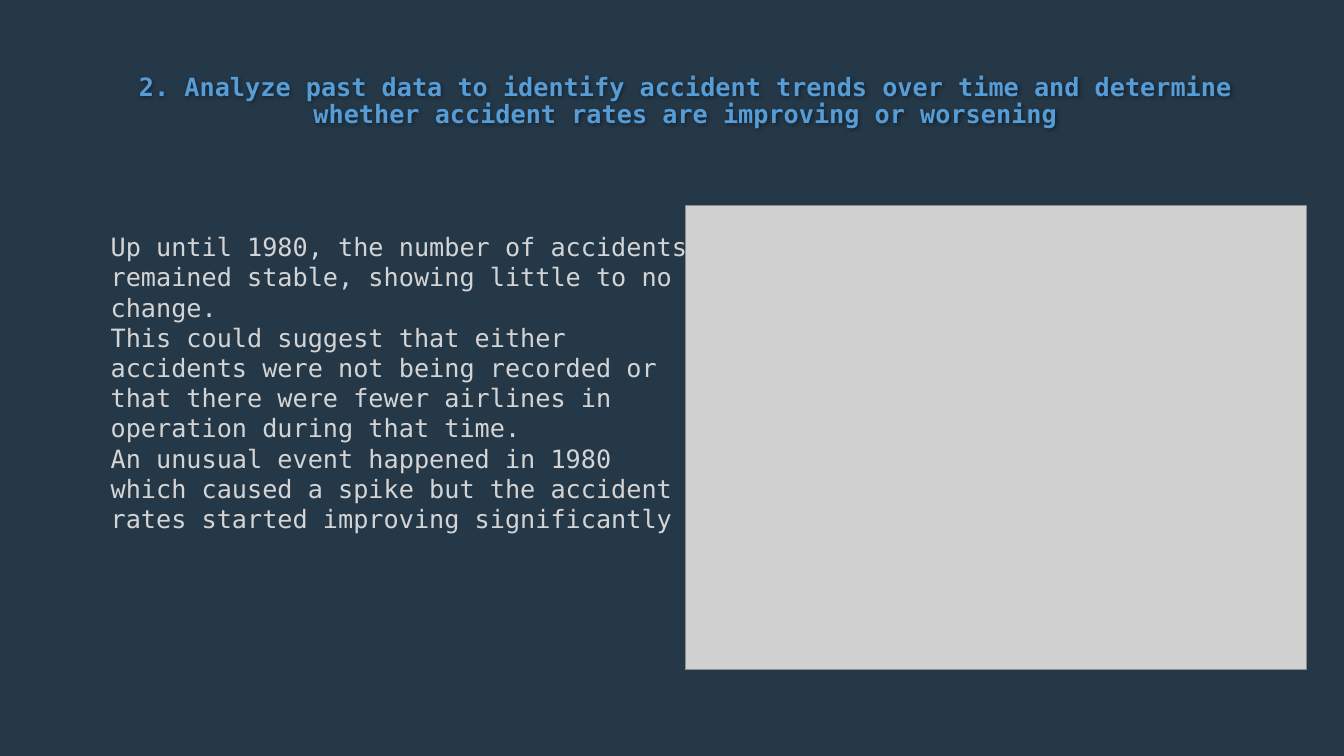
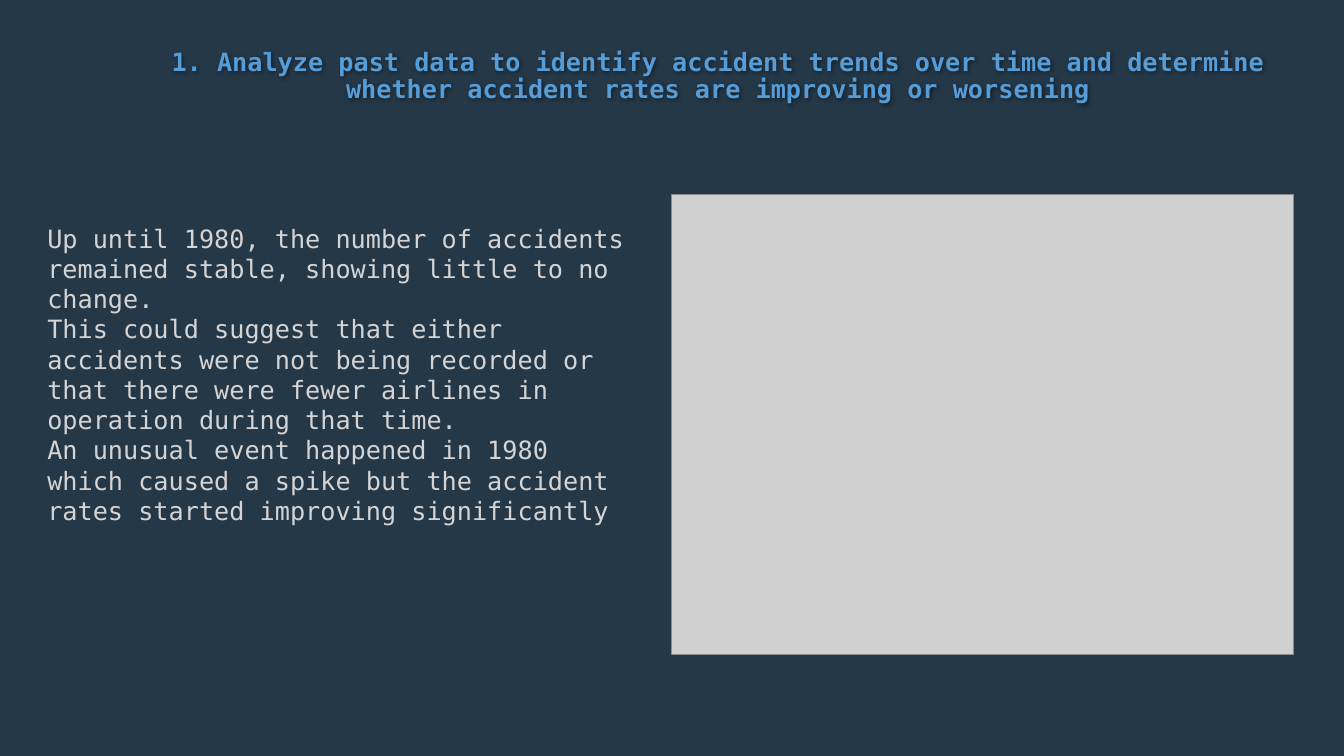
Before and after one commit to EdelLwoyelo/Phase-1-Project-Aircraft-Accident-Analysis, a slide deck: slide 5 of PHASE ONE PROJECT.pptx. Drawn at 1344x756 pixels with LibreOffice and Linux fonts; fonts in the diff are those of the drawing; grey boxes stand for pictures. Boxes give left, top, right and bottom in pixels: in the first picture for what was removed or moved away, otherwise in the second. Text is boxed around its words. In the diff, an @@ line names an element or a change of style, - is before the commit and + after.

```diff
--- a/PHASE ONE PROJECT.pptx
+++ b/PHASE ONE PROJECT.pptx
@@ title at (172,50,1264,103): text changed @@
-2. Analyze past data to identify accident trends over time and determine whether accident rates are improving or worsening
+1. Analyze past data to identify accident trends over time and determine whether accident rates are improving or worsening
@@ picture: place and size @@
-picture at (686,206,1307,669)
+picture at (673,195,1294,654)
@@ text "Up until 1980, the number ...": place and size @@
-text "Up until 1980, the number ..." at (111,235,688,534)
+text "Up until 1980, the number ..." at (47,228,624,526)
```
Also in this commit, not shown: 5 other slides changed, 2 other files.
